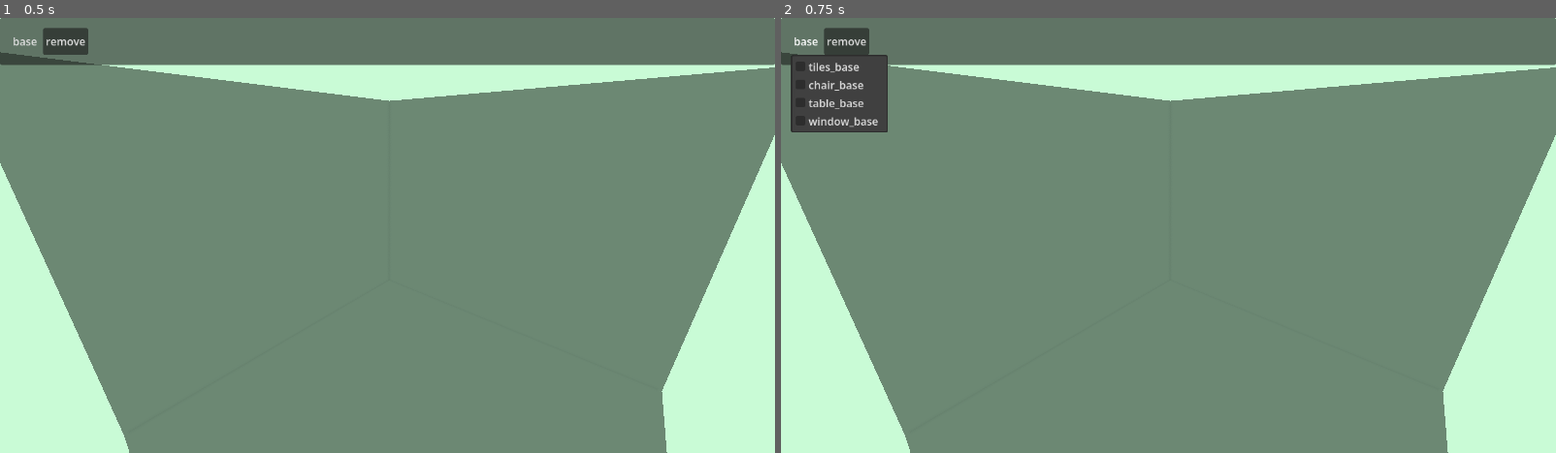
Above: before the commit, frames 1-2 (left to right).
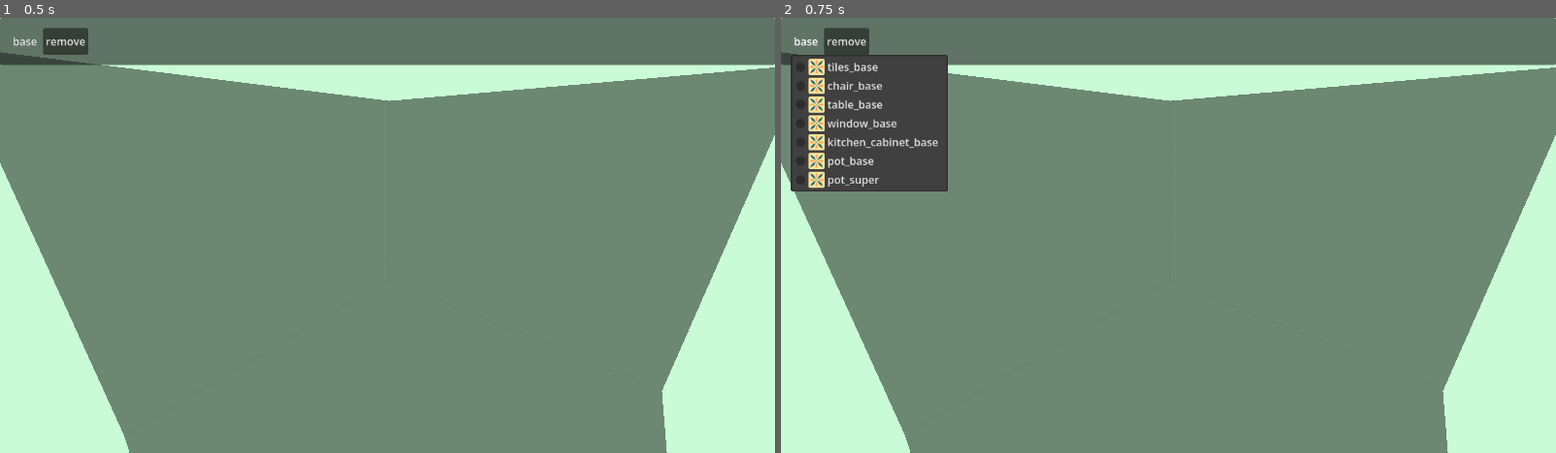
Above: after the commit, the same moments.

Repository: kotofeyy/cozy_lego_game
Game: Godot game, scene res://scenes/main.tscn
Two runs of this game, one before a commit and one after it. Both use one fixed random seed, a clock stepped at 60 frames per second and the inputs below.
Inputs:
- Up to frame 1 (0.5 s): no input
- Up to frame 2 (0.75 s): click "base" at 0.5 s

Frame 1 is identical in both runs. In frame 2, 4.8% of the frame differs, in the area x 1-22%, y 8-40%.

Commit message:
кухонная тумбочка, 2 вида горшков

Diff:
--- a/code/installation_of_blocks.gd
+++ b/code/installation_of_blocks.gd
@@ -124,6 +124,7 @@
 		clear_current_item()
 		current_item.add_child(current_block)
 		draw_select_color(true)
+		current_block.add_to_group(ItemTypes.Items[block]["group"])
 		current_block.add_to_group("placeable")
 		group_of_current_block = current_block.get_groups()
 
--- a/code/item_types.gd
+++ b/code/item_types.gd
@@ -8,6 +8,9 @@
 	CHAIR_BASE,
 	TABLE_BASE,
 	WINDOW_BASE,
+	KITCHEN_CABINET_BASE,
+	POT_BASE,
+	POT_SUPER,
 }
 
 const Items = {
@@ -35,5 +38,20 @@
 		"name": "window_base",
 		"path": "res://scenes/blocks/window_base.tscn",
 		"group": "table_base",
-	}
+	},
+	type.KITCHEN_CABINET_BASE: {
+		"name": "kitchen_cabinet_base",
+		"path": "res://scenes/blocks/kitchen_cabinet_base.tscn",
+		"group": "kitchen_kabinet_base"
+	},
+	type.POT_BASE: {
+		"name": "pot_base",
+		"path": "res://scenes/blocks/pot_base.tscn",
+		"group": "pot_base"
+	},
+	type.POT_SUPER: {
+		"name": "pot_super",
+		"path": "res://scenes/blocks/pot_super.tscn",
+		"group": "pot_super"
+	},
 }
--- a/code/items_panel.gd
+++ b/code/items_panel.gd
@@ -2,25 +2,23 @@
 
 @onready var h_box_container: HBoxContainer = $Panel/MarginContainer/HBoxContainer
 
+const tiles_icon = preload("uid://c4ecwde2bx4wa")
 
 var items = {
 	"base": [
 		ItemTypes.type.TILES_BASE,
 		ItemTypes.type.CHAIR_BASE,
 		ItemTypes.type.TABLE_BASE,
-		ItemTypes.type.WINDOW_BASE
+		ItemTypes.type.WINDOW_BASE,
+		ItemTypes.type.KITCHEN_CABINET_BASE,
+		ItemTypes.type.POT_BASE,
+		ItemTypes.type.POT_SUPER,
 	]
-
 }
 
 
 func _ready() -> void:
 	generate_buttons_for_panel()
-
-
-
-func _process(delta: float) -> void:
-	pass
 
 
 func generate_buttons_for_panel() -> void:
@@ -37,7 +35,7 @@
 
 		for item: ItemTypes.type in items[category]:
 			var text = str(ItemTypes.Items[item]["name"])
-			menu.get_popup().add_check_item(text, item)
+			menu.get_popup().add_icon_radio_check_item(tiles_icon, text, item)
 			menu.get_popup().id_pressed.connect(on_item_pressed)
 
 
--- a/code/main.gd
+++ b/code/main.gd
@@ -14,10 +14,6 @@
 
 
 func _ready() -> void:
-	pass
-
-
-func _process(delta: float) -> void:
 	pass
 
 
--- a/scenes/blocks/chair_base.tscn
+++ b/scenes/blocks/chair_base.tscn
@@ -3,7 +3,7 @@
 [sub_resource type="BoxMesh" id="BoxMesh_j8c57"]
 
 [sub_resource type="StandardMaterial3D" id="StandardMaterial3D_2nbdr"]
-albedo_color = Color(0, 0.62352943, 0.5058824, 1)
+albedo_color = Color(1, 0.62352943, 0.36078432, 1)
 
 [sub_resource type="BoxMesh" id="BoxMesh_s8fmr"]
 
--- /dev/null
+++ b/scenes/blocks/kitchen_cabinet_base.tscn
@@ -0,0 +1,34 @@
+[gd_scene format=3 uid="uid://bnlgg6ay6n32r"]
+
+[sub_resource type="BoxMesh" id="BoxMesh_x273q"]
+
+[sub_resource type="StandardMaterial3D" id="StandardMaterial3D_dxlk0"]
+albedo_color = Color(0.71011597, 0.35577112, 1.0588765e-06, 1)
+
+[sub_resource type="StandardMaterial3D" id="StandardMaterial3D_0ek6e"]
+albedo_color = Color(1, 0.62352943, 0.36078432, 1)
+
+[sub_resource type="BoxMesh" id="BoxMesh_ecekw"]
+
+[sub_resource type="BoxShape3D" id="BoxShape3D_x273q"]
+
+[node name="KitchenCabinetBase" type="StaticBody3D" unique_id=1166271753]
+
+[node name="MeshInstance3D2" type="MeshInstance3D" parent="." unique_id=591008985]
+transform = Transform3D(1.1, 0, 0, 0, 0.2, 0, 0, 0, 1.1, 0, 0.7, 0)
+mesh = SubResource("BoxMesh_x273q")
+surface_material_override/0 = SubResource("StandardMaterial3D_dxlk0")
+
+[node name="MeshInstance3D" type="MeshInstance3D" parent="." unique_id=107455777]
+transform = Transform3D(1, 0, 0, 0, 1, 0, 0, 0, 1, 0, 0.5, 0)
+mesh = SubResource("BoxMesh_x273q")
+surface_material_override/0 = SubResource("StandardMaterial3D_0ek6e")
+
+[node name="MeshInstance3D3" type="MeshInstance3D" parent="." unique_id=1812862678]
+transform = Transform3D(0.1, 0, 0, 0, 0.2, 0, 0, 0, 1.1, -0.3, 0.44000003, 0)
+mesh = SubResource("BoxMesh_ecekw")
+surface_material_override/0 = SubResource("StandardMaterial3D_dxlk0")
+
+[node name="CollisionShape3D" type="CollisionShape3D" parent="." unique_id=1769633074]
+transform = Transform3D(1, 0, 0, 0, 1, 0, 0, 0, 1, 0, 0.5, 0)
+shape = SubResource("BoxShape3D_x273q")
--- /dev/null
+++ b/scenes/blocks/pot_base.tscn
@@ -0,0 +1,24 @@
+[gd_scene format=3 uid="uid://clbp4tkyfytgl"]
+
+[ext_resource type="PackedScene" uid="uid://cy6h5284gilsu" path="res://models/pot_leafs_base.glb" id="1_46hrt"]
+
+[sub_resource type="BoxMesh" id="BoxMesh_u8i3h"]
+
+[sub_resource type="StandardMaterial3D" id="StandardMaterial3D_46hrt"]
+albedo_color = Color(0.999999, 0.5169393, 0.05090086, 1)
+
+[sub_resource type="BoxShape3D" id="BoxShape3D_mbuni"]
+
+[node name="PotBase" type="StaticBody3D" unique_id=244743492]
+
+[node name="MeshInstance3D" type="MeshInstance3D" parent="." unique_id=1346067829]
+transform = Transform3D(0.4, 0, 0, 0, 0.6, 0, 0, 0, 0.4, 0, 0.3, 0)
+mesh = SubResource("BoxMesh_u8i3h")
+surface_material_override/0 = SubResource("StandardMaterial3D_46hrt")
+
+[node name="CollisionShape3D" type="CollisionShape3D" parent="." unique_id=1089115601]
+transform = Transform3D(0.4, 0, 0, 0, 0.6, 0, 0, 0, 0.4, 0, 0.3, 0)
+shape = SubResource("BoxShape3D_mbuni")
+
+[node name="pot_leafs_base" parent="." unique_id=1042237417 instance=ExtResource("1_46hrt")]
+transform = Transform3D(0.39, 0, 0, 0, 0.39, 0, 0, 0, 0.39, 0, 0.565, 0)
--- /dev/null
+++ b/scenes/blocks/pot_super.tscn
@@ -0,0 +1,24 @@
+[gd_scene format=3 uid="uid://3dc6f21lm3du"]
+
+[ext_resource type="PackedScene" uid="uid://bd26k7dc8m2hk" path="res://models/pot_liefs_super.glb" id="1_vv0pb"]
+
+[sub_resource type="BoxMesh" id="BoxMesh_qnhif"]
+
+[sub_resource type="StandardMaterial3D" id="StandardMaterial3D_05jk2"]
+albedo_color = Color(0.999999, 0.5169393, 0.05090086, 1)
+
+[sub_resource type="BoxShape3D" id="BoxShape3D_4vmot"]
+
+[node name="PotSuper" type="StaticBody3D" unique_id=867192088]
+
+[node name="MeshInstance3D" type="MeshInstance3D" parent="." unique_id=884816109]
+transform = Transform3D(0.4, 0, 0, 0, 0.6, 0, 0, 0, 0.4, 0, 0.3, 0)
+mesh = SubResource("BoxMesh_qnhif")
+surface_material_override/0 = SubResource("StandardMaterial3D_05jk2")
+
+[node name="CollisionShape3D" type="CollisionShape3D" parent="." unique_id=865744722]
+transform = Transform3D(0.4, 0, 0, 0, 0.6, 0, 0, 0, 0.4, 0, 0.3, 0)
+shape = SubResource("BoxShape3D_4vmot")
+
+[node name="pot_liefs_super" parent="." unique_id=254198062 instance=ExtResource("1_vv0pb")]
+transform = Transform3D(0.39, 0, 0, 0, 0.39, 0, 0, 0, 0.39, 0, 0.565, 0)
--- a/scenes/blocks/table_base.tscn
+++ b/scenes/blocks/table_base.tscn
@@ -5,7 +5,7 @@
 [sub_resource type="BoxMesh" id="BoxMesh_uxtoc"]
 
 [sub_resource type="StandardMaterial3D" id="StandardMaterial3D_mmuhv"]
-albedo_color = Color(6.738305e-07, 0.29554427, 0.41360614, 1)
+albedo_color = Color(1, 0.62352943, 0.36078432, 1)
 
 [sub_resource type="BoxMesh" id="BoxMesh_pvg84"]
 
Binary file added: icons/tiles.png
Not shown, added: icons/tiles.png.import
Binary file added: models/pot_leafs_base.glb
Not shown, added: models/pot_leafs_base.glb.import
Binary file added: models/pot_liefs_super.glb
Not shown, added: models/pot_liefs_super.glb.import
